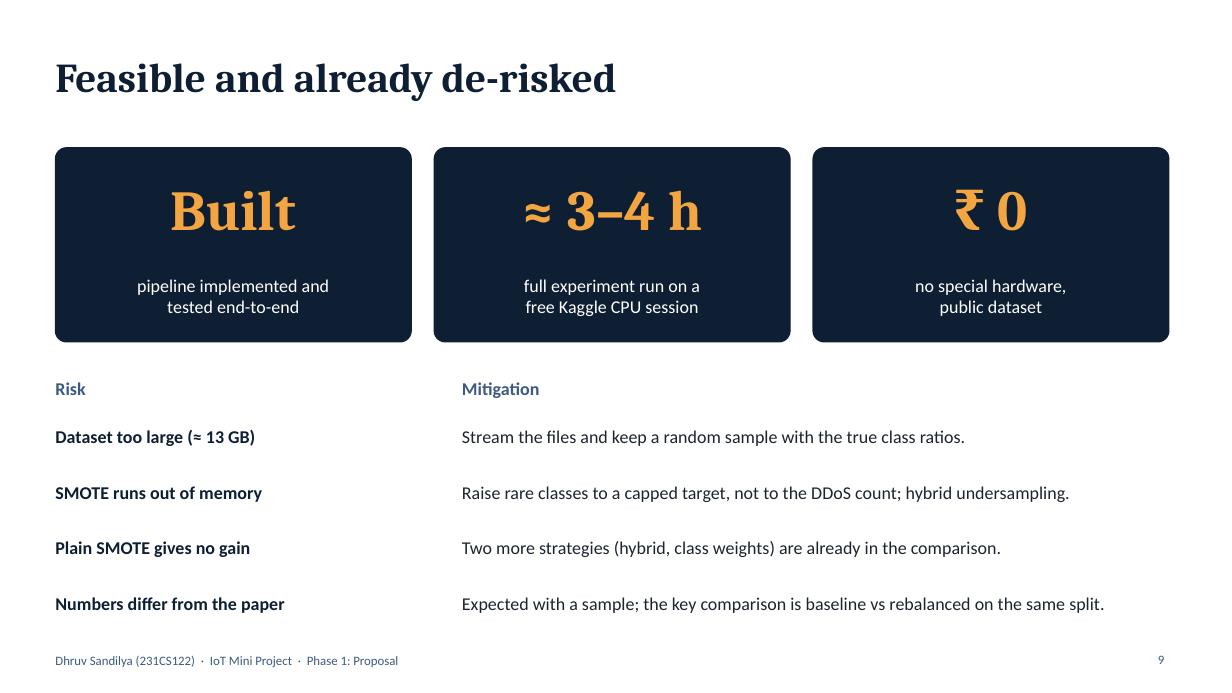
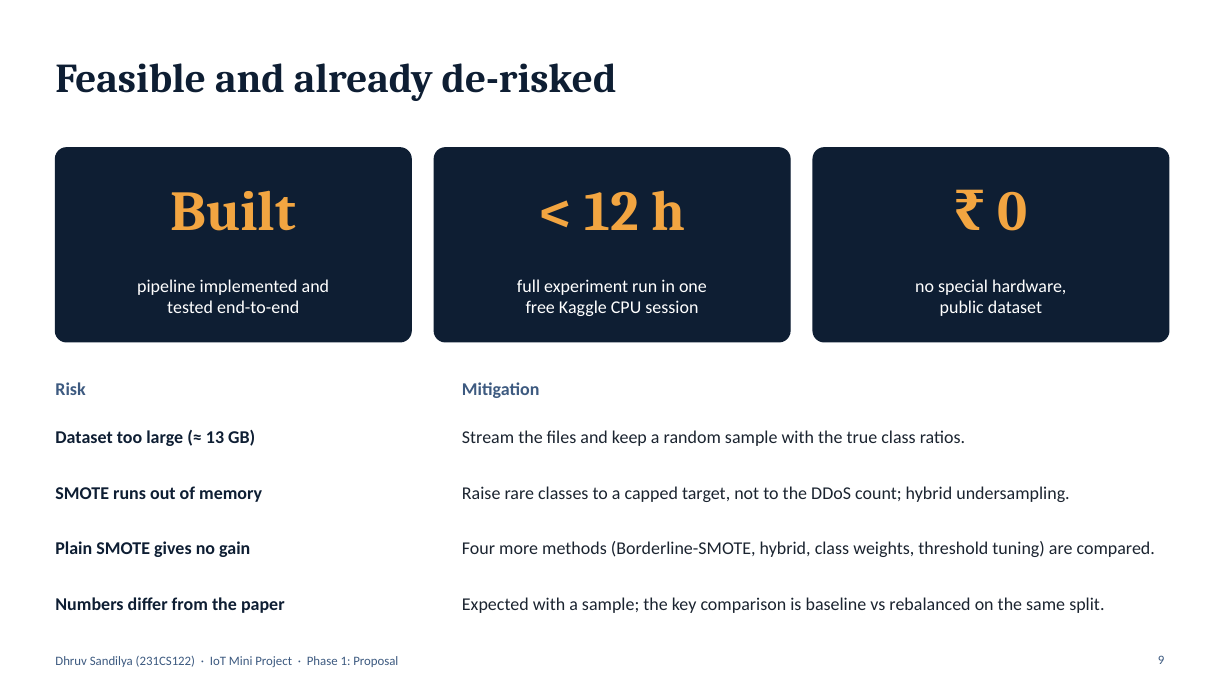
Before and after one commit to Dhruvsandilya0711/IoT_Mini_Project, a slide deck: slide 9 of slides/Phase1_Proposal.pptx. Drawn at 1232x693 pixels with LibreOffice and Linux fonts; fonts in the diff are those of the drawing. Boxes give left, top, right and bottom in pixels: in the first picture for what was removed or moved away, otherwise in the second. Text is boxed around its words. In the diff, an @@ line names an element or a change of style, - is before the commit and + after.

Commit message:
Update Phase 1 deck for the extended methodology
Adds LightGBM and Balanced Random Forest, Borderline-SMOTE and threshold
tuning, duplicate removal and significance testing to the research
questions, pipeline, comparison, evaluation and plan slides.

```diff
--- a/slides/Phase1_Proposal.pptx
+++ b/slides/Phase1_Proposal.pptx
@@ text at [585, 190, 685, 230]: text changed @@
-≈ 3–4 h
+< 12 h
@@ text at [517, 279, 707, 295]: text changed @@
-full experiment run on a
+full experiment run in one
@@ text at [462, 541, 1155, 557]: text changed @@
-Two more strategies (hybrid, class weights) are already in the comparison.
+Four more methods (Borderline-SMOTE, hybrid, class weights, threshold tuning) are compared.
```
Also in this commit, not shown: 5 other slides changed, 1 other file.
